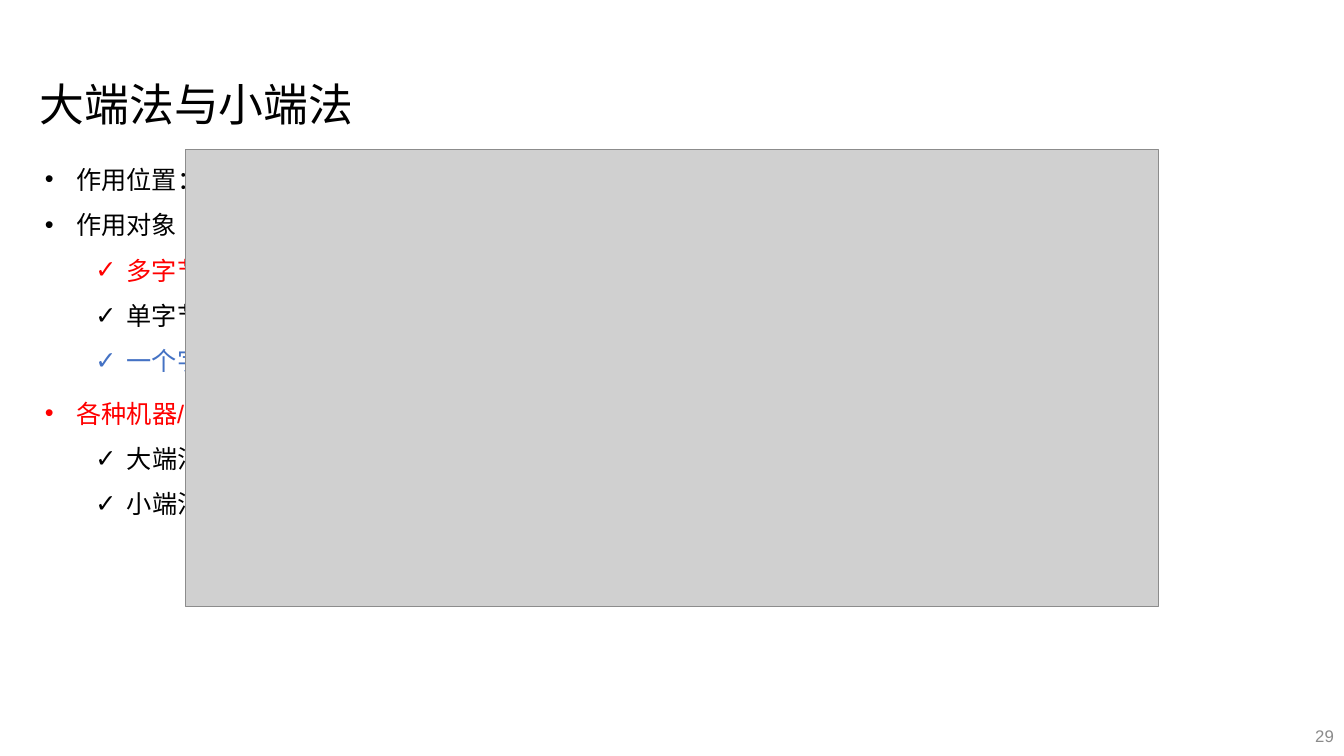
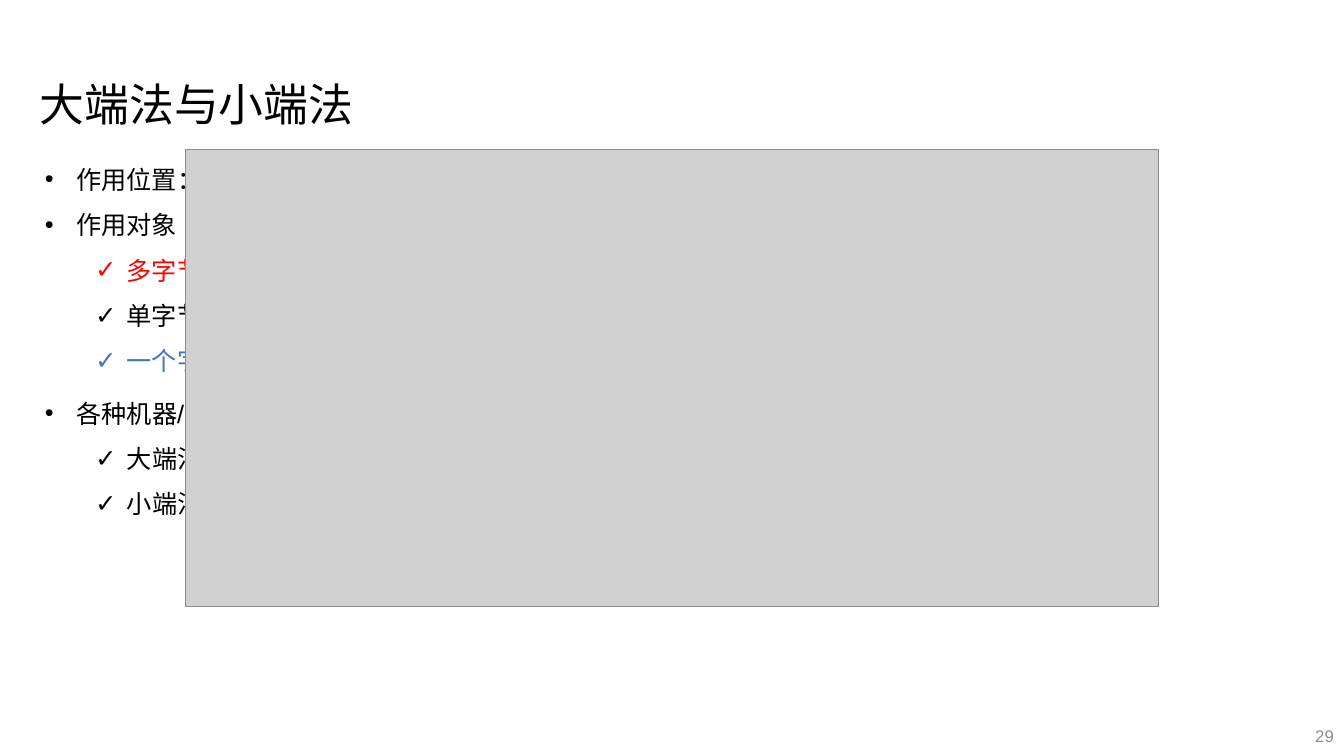
Before and after one commit to vwOvOwv/ICS-2026-Fall-TA, a slide deck: slide 29 of 02-Data.pptx. Drawn at 1344x756 pixels with LibreOffice and Linux fonts; fonts in the diff are those of the drawing; grey boxes stand for pictures. Boxes give left, top, right and bottom in pixels: in the first picture for what was removed or moved away, otherwise in the second. Text is boxed around its words. In the diff, an @@ line names an element or a change of style, - is before the commit and + after.

Commit message:
fix typo and error.

```diff
--- a/02-Data.pptx
+++ b/02-Data.pptx
@@ text at (76, 397, 461, 429): text changed; text colour #FF0000 to #000000 @@
-• 各种机器/系统的字节存储顺序
+• 各种机器/系统的常见字节存储顺序
```
Also in this commit, not shown: 13 other slides changed.
